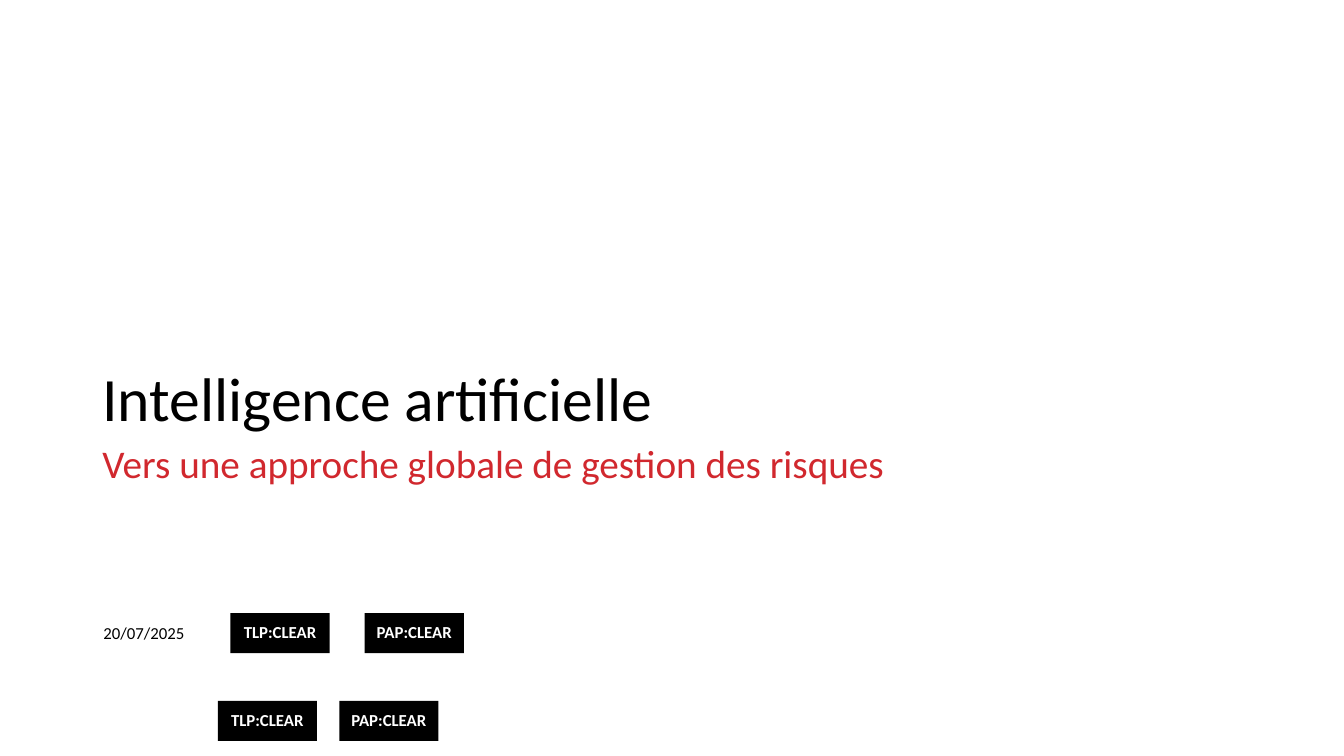
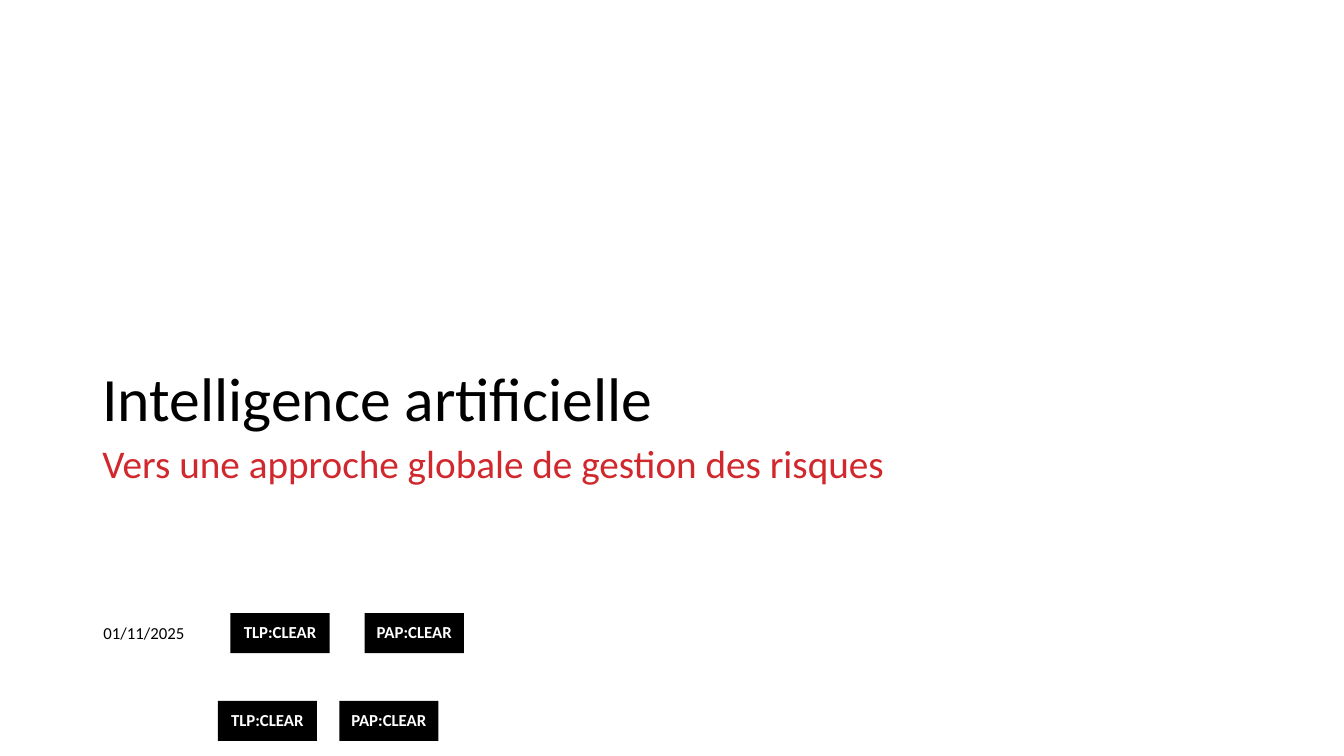
Before and after one commit to matthieu-grall/ai, a slide deck: slide 1 of IA - Gestion des risques - Présentation.pptx. Drawn at 1344x756 pixels with LibreOffice and Linux fonts; fonts in the diff are those of the drawing; background and template pictures are left out. Boxes give left, top, right and bottom in pixels: in the first picture for what was removed or moved away, otherwise in the second. Text is boxed around its words. In the diff, an @@ line names an element or a change of style, - is before the commit and + after.

```diff
--- a/IA - Gestion des risques - Présentation.pptx
+++ b/IA - Gestion des risques - Présentation.pptx
@@ text at [103,627,184,640]: text changed @@
-20/07/2025
+01/11/2025
```
Also in this commit, not shown: 11 other slides changed, 1 other file.
